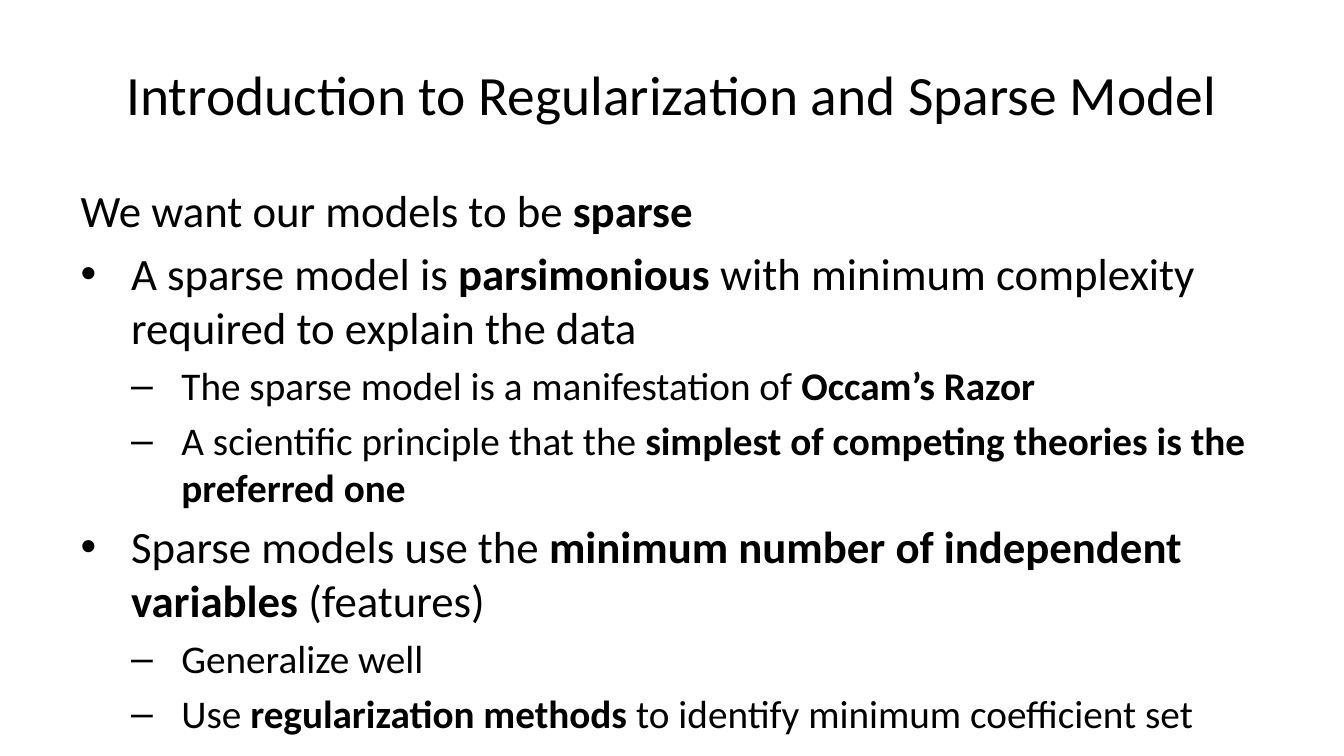
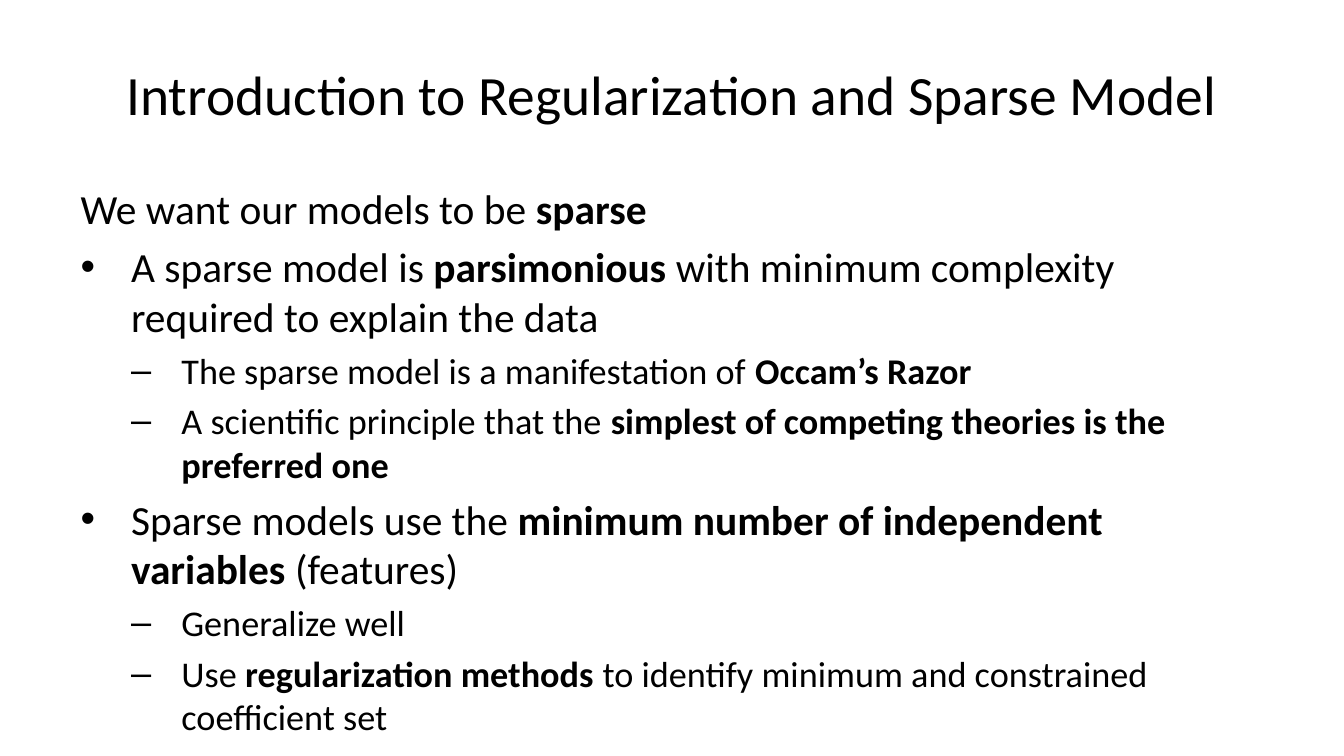
Before and after one commit to StephenElston/CSCI-E-83, a slide deck: slide 8 of LectureSlides/10a_ModelsInHighDimensions.pptx. Drawn at 1344x756 pixels with LibreOffice and Linux fonts; fonts in the diff are those of the drawing. Boxes give left, top, right and bottom in pixels: in the first picture for what was removed or moved away, otherwise in the second. Text is boxed around its words. In the diff, an @@ line names an element or a change of style, - is before the commit and + after.

```diff
--- a/LectureSlides/10a_ModelsInHighDimensions.pptx
+++ b/LectureSlides/10a_ModelsInHighDimensions.pptx
@@ text at [81,195,1165,637]: size 24 to 22.2 pt in "We want our models to be sparse", "A sparse model is parsimonious with minimum ...", "Sparse models use the minimum number of ..."; size 21 to 19.4 pt in "The sparse model is a manifestation of ...", "A scientific principle that the simplest of ...", "Generalize well" @@
@@ text at [181,661,1148,693]: text changed; size 21 to 19.4 pt @@
-  – Use regularization methods to identify minimum coefficient set
+  – Use regularization methods to identify minimum and constrained coefficient set
```
Also in this commit, not shown: 9 other slides changed, 1 slide added.
